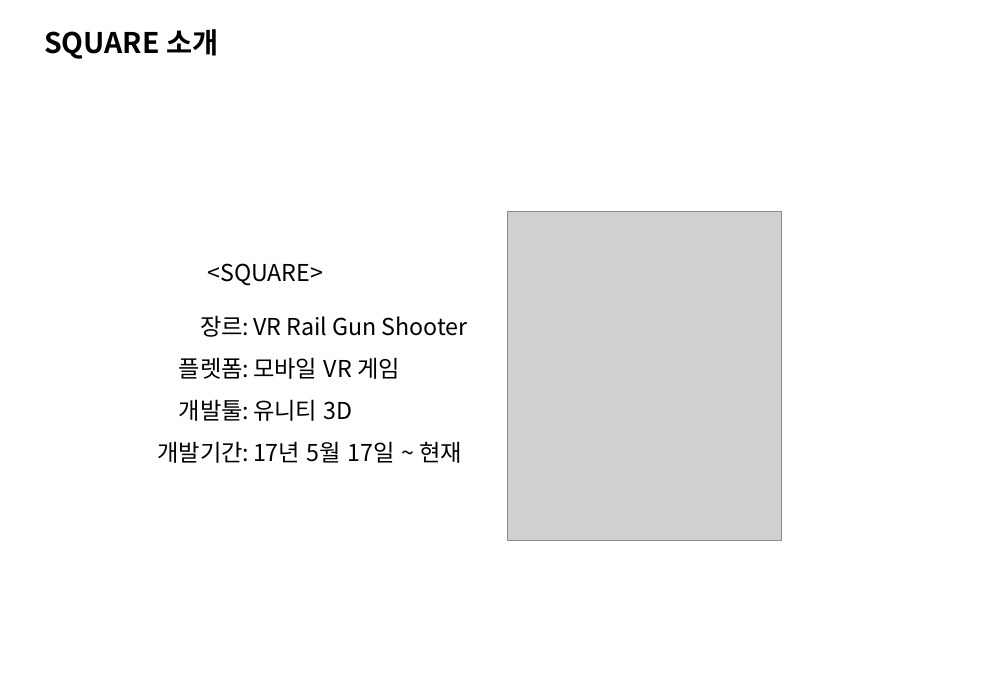
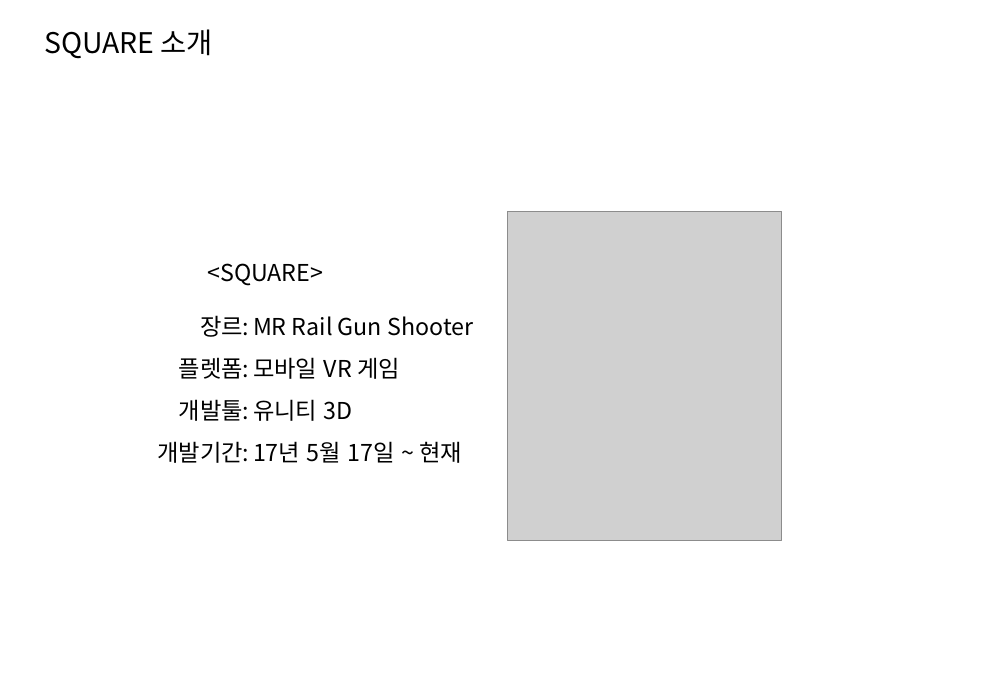
Before and after one commit to Hanghyeon/SQUARE, a slide deck: slide 4 of User_OtherFiles/포폴 발표 준비/2017_NCIA.pptx. Drawn at 1008x698 pixels with LibreOffice and Linux fonts; fonts in the diff are those of the drawing; grey boxes stand for pictures; background and template pictures are left out. Boxes give left, top, right and bottom in pixels: in the first picture for what was removed or moved away, otherwise in the second. Text is boxed around its words. In the diff, an @@ line names an element or a change of style, - is before the commit and + after.

```diff
--- a/User_OtherFiles/포폴 발표 준비/2017_NCIA.pptx
+++ b/User_OtherFiles/포폴 발표 준비/2017_NCIA.pptx
@@ text "SQUARE 소개" at (44, 29, 212, 59): bold off @@
@@ text at (253, 316, 473, 336): text changed @@
-VR Rail Gun Shooter
+MR Rail Gun Shooter
```
Also in this commit, not shown: 11 other slides changed, 2 slides added, 10 slides removed, 1 other file.
